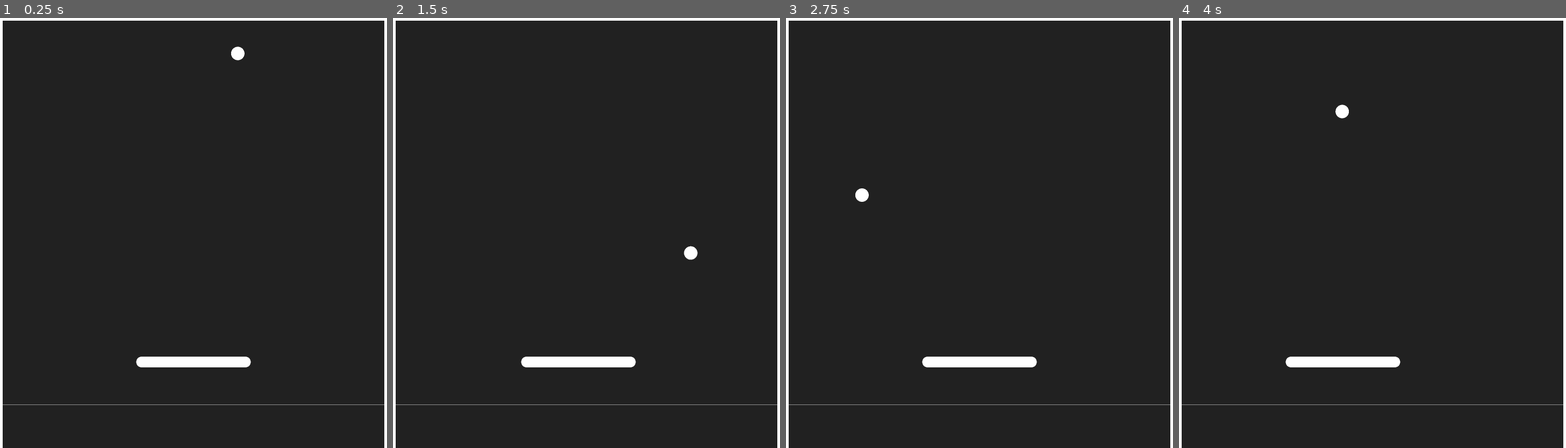
Above: before the commit, frames 1-4 (left to right).
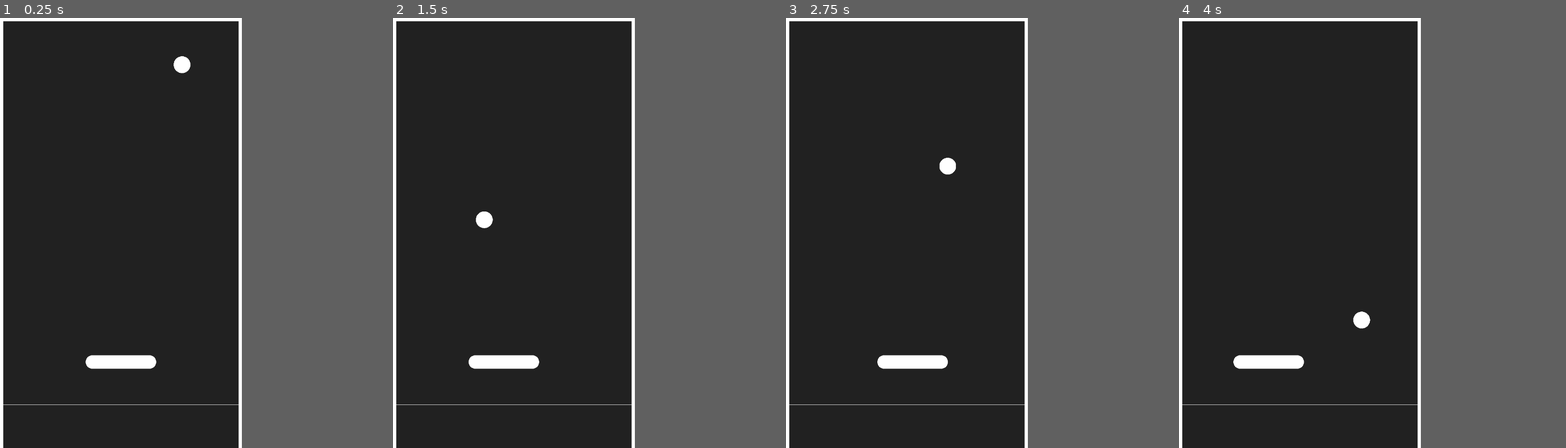
Above: after the commit, the same moments.

Repository: highrower/brick-breaker
Game: Godot game, scene res://Scenes/Game/Game.tscn
Two runs of this game, one before a commit and one after it. Both use one fixed random seed, a clock stepped at 60 frames per second and the inputs below.
Inputs (mouse positions are in pixels of both pictures, inside the frame that each line leads up to):
- Up to frame 1 (0.25 s): no input
- Up to frame 2 (1.5 s): move the mouse to (671, 211) at 0.52 s; click (671, 211) at 0.67 s; drag from (509, 254) to (586, 405) at 1.27 s
- Up to frame 3 (2.75 s): move the mouse to (1018, 138) at 2.02 s; click (1018, 138) at 2.17 s
- Up to frame 4 (4 s): drag from (1353, 319) to (1256, 168) at 2.77 s; move the mouse to (1488, 297) at 3.52 s; click (1488, 297) at 3.67 s
The window is 720x800 before the commit and 450x800 after it. Grey fills any space a smaller window leaves; there, only what the larger window draws over its background counts as a difference.

The runs differ from the first frame. In frame 1, 3.3% of the frame differs, in the area x 0-100%, y 0-100%; in frame 2, 3.4%; in frame 3, 3.3%; in frame 4, 3.4%.

Commit message:
made ball bounce using physics, fixed bugs, changed code to use set window width and height instead of viewport

Diff:
--- a/Scenes/Ball/Ball.tscn
+++ b/Scenes/Ball/Ball.tscn
@@ -9,7 +9,10 @@
 [sub_resource type="CircleShape2D" id="CircleShape2D_rcvud"]
 radius = 25.0
 
-[node name="Ball" type="CharacterBody2D" groups=["Balls"]]
+[node name="Ball" type="RigidBody2D" groups=["Balls"]]
+gravity_scale = 0.0
+contact_monitor = true
+max_contacts_reported = 1
 script = ExtResource("1_rcvud")
 
 [node name="MeshInstance2D" type="MeshInstance2D" parent="."]
--- a/Scenes/Ball/ball.gd
+++ b/Scenes/Ball/ball.gd
@@ -1,22 +1,40 @@
-extends CharacterBody2D
+extends RigidBody2D
 
-var speed = 1000
+var min_speed = 1000
 var direction
+var reset_pending = false
 
 func _ready():
+	var bounce_material = PhysicsMaterial.new()
+	bounce_material.friction = 0.0
+	bounce_material.bounce = 1.0
+	physics_material_override = bounce_material
 	reset()
 
+func _physics_process(delta: float) -> void:
+	var current_velocity = self.linear_velocity
+	var current_speed = current_velocity.length()
 
-func _physics_process(delta: float) -> void:
-	velocity = direction * speed
-	move_and_slide()
-	if get_slide_collision_count() > 0:
-		var collision = get_slide_collision(0)
-		direction = direction.bounce(collision.get_normal())
+	if current_speed < min_speed and current_speed > 0:
+
+		var current_direction = current_velocity.normalized()
+		self.linear_velocity = current_direction * min_speed
+
+func _integrate_forces(state):
+	if reset_pending:
+		state.linear_velocity = Vector2.ZERO
+		state.angular_velocity = 0.0
+
+		var new_transform = state.transform
+		new_transform.origin = Vector2(Global.screen_width * 0.5, Global.screen_height * 0.2)
+		state.transform = new_transform
+
+		reset_pending = false
+
+		var ran_x = randf_range(-1, 1)
+		var ran_y = randf_range(-1, 1)
+		direction = Vector2(ran_x, ran_y).normalized()
+		apply_central_impulse(direction * min_speed)
 
 func reset():
-	position = Vector2(Global.viewport_size.x * 0.5, Global.viewport_size.y * 0.2)
-
-	var ran_x = randf_range(-1, 1)
-	var ran_y = randf_range(-1, 1)
-	direction = Vector2(ran_x, ran_y).normalized()
+	reset_pending = true
--- a/Scenes/Game/Game.tscn
+++ b/Scenes/Game/Game.tscn
@@ -25,7 +25,7 @@
 side = 2
 
 [node name="Paddle" parent="." instance=ExtResource("4_ln2h6")]
-position = Vector2(693, 2114)
+position = Vector2(341, 935)
 
 [node name="Ball" parent="." instance=ExtResource("5_y3kpf")]
 
--- a/Scenes/Game/dropped_area.gd
+++ b/Scenes/Game/dropped_area.gd
@@ -3,12 +3,12 @@
 
 func _ready() -> void:
 	self.body_entered.connect(_on_body_entered)
-	$CollisionShape2D.shape.size.x = Global.viewport_size.x
-	$MeshInstance2D.mesh.size.x = Global.viewport_size.x
-	position.x = Global.viewport_size.x / 2
-	position.y = Global.viewport_size.y * 0.9
+	$CollisionShape2D.shape.size.x = Global.screen_width
+	$MeshInstance2D.mesh.size.x = Global.screen_width
+	position.x = Global.screen_width / 2
+	position.y = Global.screen_height * 0.9
 
 func _on_body_entered(body: Node2D) -> void:
 	if body.is_in_group("Balls"):
 		print("You lose")
-		body.reset()
+		body.call_deferred("reset")
--- a/Scenes/Game/game.gd
+++ b/Scenes/Game/game.gd
@@ -1,7 +1,7 @@
 extends Node
 
 func _ready() -> void:
-	$Paddle.boundary_setup(0 + $LeftWall.thickness / 2, Global.viewport_size.x - $RightWall.thickness / 2)
+	$Paddle.boundary_setup(0 + $LeftWall.thickness / 2, Global.screen_width - $RightWall.thickness / 2)
 
 func _process(delta: float) -> void:
 	pass
--- a/Scenes/Paddle/paddle.gd
+++ b/Scenes/Paddle/paddle.gd
@@ -9,7 +9,7 @@
 @export var length_ratio = .3
 
 func _ready() -> void:
-	position = Vector2(Global.viewport_size.x * 0.5, Global.viewport_size.y * 0.8)
+	position = Vector2(Global.screen_width * 0.5, Global.screen_height * 0.8)
 
 func _physics_process(_delta: float) -> void:
 	if pressed:
--- a/Scenes/Wall/wall.gd
+++ b/Scenes/Wall/wall.gd
@@ -6,16 +6,22 @@
 @export var thickness: float = 20.0
 
 func _ready() -> void:
-	var viewport_size = get_viewport().size
+# Give the walls the same perfect bounce material
+	var bounce_material = PhysicsMaterial.new()
+	bounce_material.friction = 0.0
+	bounce_material.bounce = 1.0
+
+	# Apply itd
+	self.physics_material_override = bounce_material
 	var half_thickness = thickness / 2.0
 
 	match side:
 		WallSide.LEFT:
-			position = Vector2(0, viewport_size.y / 2)
+			position = Vector2(0, Global.screen_height / 2)
 			scale.y = 150
 		WallSide.RIGHT:
-			position = Vector2(viewport_size.x, viewport_size.y / 2)
+			position = Vector2(Global.screen_width, Global.screen_height / 2)
 			scale.y = 150
 		WallSide.TOP:
-			position = Vector2(viewport_size.x / 2 , 0)
-			scale.x = 100
+			position = Vector2(Global.screen_width / 2 , 0)
+			scale.x = 40
--- a/Scripts/Global.gd
+++ b/Scripts/Global.gd
@@ -1,6 +1,8 @@
 extends Node
 
 var viewport_size = Vector2.ZERO
+var screen_width = ProjectSettings.get_setting("display/window/size/viewport_width")
+var screen_height = ProjectSettings.get_setting("display/window/size/viewport_height")
 
 func _ready():
 	viewport_size = get_viewport().size
--- a/project.godot
+++ b/project.godot
@@ -21,8 +21,10 @@
 
 [display]
 
-window/size/viewport_width=1440
-window/size/viewport_height=3120
+window/size/viewport_width=720
+window/size/viewport_height=1280
+window/stretch/mode="viewport"
+window/stretch/aspect="expand"
 window/handheld/orientation=1
 
 [dotnet]
